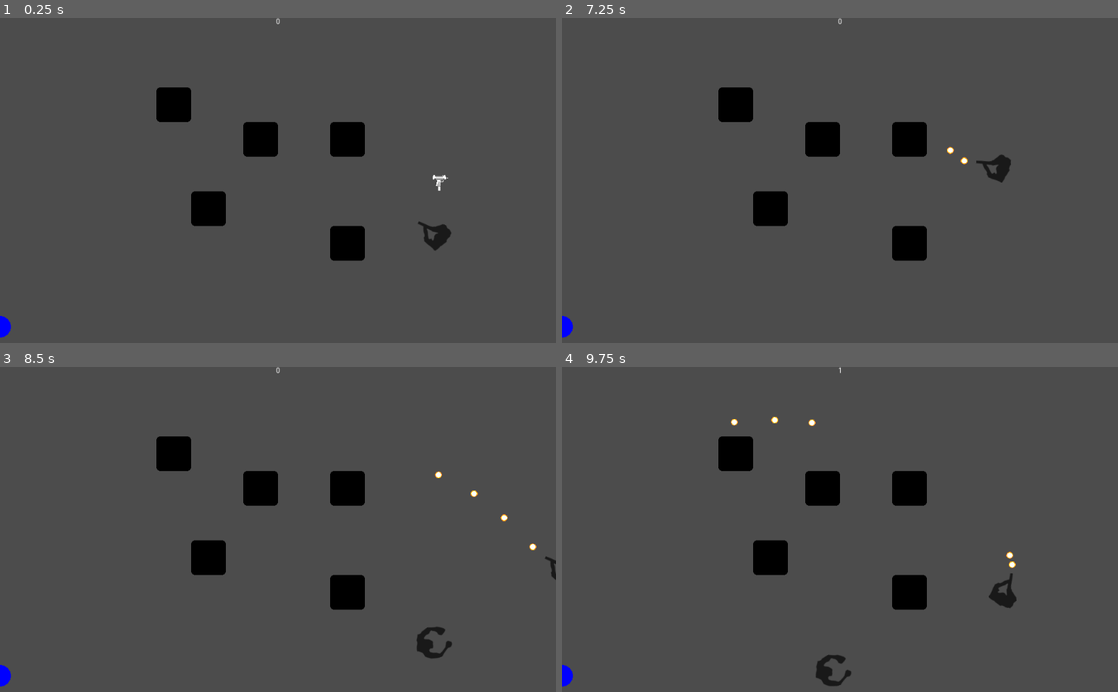
Above: before the commit, frames 1-4 (two rows, left to right).
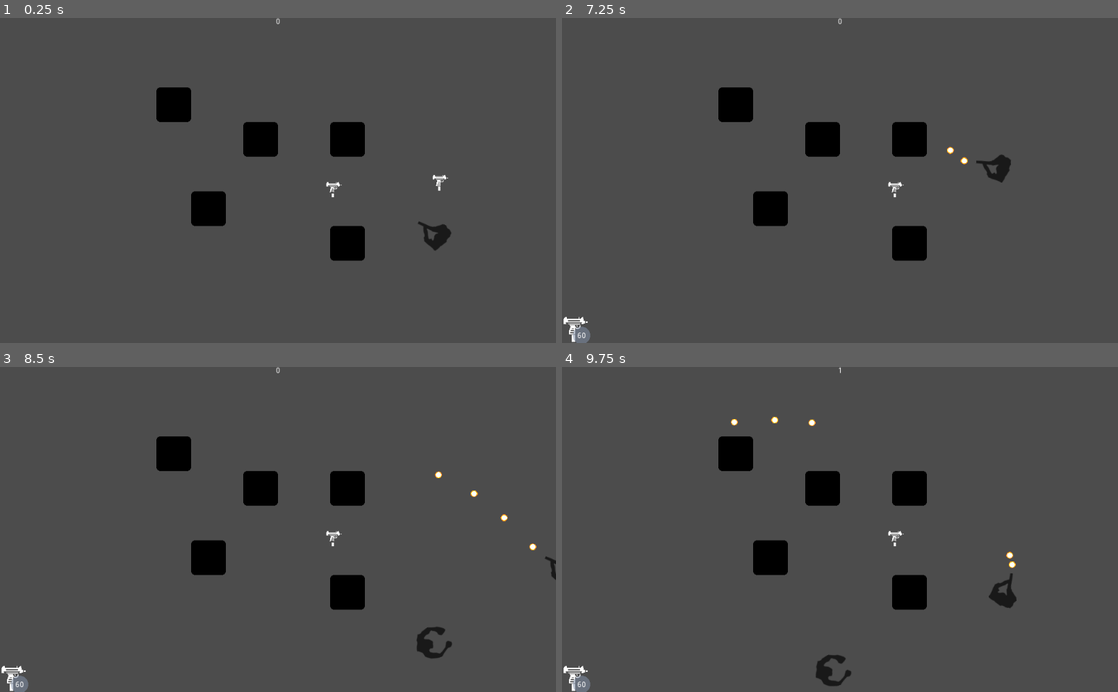
Above: after the commit, the same moments.

Repository: tliss/Godot-Top-Down-Shooter
Game: Godot game, scene res://World.tscn
Two runs of this game, one before a commit and one after it. Both use one fixed random seed, a clock stepped at 60 frames per second and the inputs below. The engine's default icon, where the game draws it, is replaced by a stand-in: a white triangle on a blue panel in a dark square. Sound files missing from this copy of the repository are replaced by a short silence.
Inputs (mouse positions are in pixels of both pictures, inside the frame that each line leads up to):
- Up to frame 1 (0.25 s): no input
- Up to frame 2 (7.25 s): tap Enter at 0.5 s; move the mouse to (962, 164) at 0.52 s; press the mouse at (962, 164) at 0.53 s; hold D (move_right) 0.53-1.28 s; move the mouse to (728, 196) at 1.27 s; release the mouse at (728, 196) at 1.28 s; hold S (move_down) 1.28-2.03 s; click (728, 196) at 1.35 s; move the mouse to (895, 109) at 2.02 s; press the mouse at (895, 109) at 2.03 s; hold D (move_right) 2.03-2.78 s; move the mouse to (812, 245) at 2.77 s; release the mouse at (812, 245) at 2.78 s; hold W (move_up) 2.78-3.53 s; click (812, 245) at 2.85 s; move the mouse to (1006, 229) at 3.52 s; press the mouse at (1006, 229) at 3.53 s; hold A (move_left) 3.53-5.03 s; move the mouse to (673, 131) at 4.27 s; release the mouse at (673, 131) at 4.28 s; click (673, 131) at 4.35 s; move the mouse to (867, 180) at 5.02 s; press the mouse at (867, 180) at 5.03 s; hold S (move_down) 5.03-5.78 s; move the mouse to (756, 99) at 5.77 s; release the mouse at (756, 99) at 5.78 s; hold D (move_right) 5.78-6.53 s; click (756, 99) at 5.85 s; move the mouse to (962, 164) at 6.52 s; press the mouse at (962, 164) at 6.53 s; hold W (move_up) from 6.53 s (still down)
- Up to frame 3 (8.5 s): move the mouse to (166, 545) at 7.27 s; release W (move_up) at 7.28 s; release the mouse at (166, 545) at 7.28 s; hold D (move_right) 7.28-8.03 s; click (166, 545) at 7.35 s; move the mouse to (333, 458) at 8.02 s; press the mouse at (333, 458) at 8.03 s; hold S (move_down) from 8.03 s (still down)
- Up to frame 4 (9.75 s): move the mouse to (812, 594) at 8.77 s; release S (move_down) at 8.78 s; release the mouse at (812, 594) at 8.78 s; hold A (move_left) 8.78-9.53 s; click (812, 594) at 8.85 s; move the mouse to (1006, 578) at 9.52 s; press the mouse at (1006, 578) at 9.53 s; hold W (move_up) from 9.53 s (still down)

The runs differ from the first frame. In frame 1, 0.2% of the frame differs, in the area x 0-62%, y 50-99%; in frame 2, 0.3%, in the area x 0-62%, y 50-100%; in frame 3, 0.3%; in frame 4, 0.3%.
Error before the commit: Invalid set index 'visible' (on base: 'null instance') with value of type 'bool'. (res://HUD.gd:11)

Commit message:
More progress on displaying ammo count

Diff:
--- /dev/null
+++ b/AmmoCount.gd
@@ -0,0 +1,7 @@
+extends Node2D
+
+func _draw():
+	var cen = $AmmoCountPos.position
+	var rad = 16
+	var col = Color(0.53, 0.59, 0.69, 0.5)
+	draw_circle (cen, rad, col)
--- a/HUD.gd
+++ b/HUD.gd
@@ -1,11 +1,12 @@
 extends CanvasLayer
 
-func _ready():
-	get_node("PickupIcon/UziIcon").visible = false
+const WEAPON = preload("WeaponHUDIcon.tscn")
 
 func update_score(new_points):
     $ScoreLabel.text = str(int($ScoreLabel.text) + new_points)
 
 func add_weapon(weapon):
 	if weapon == "uzi":
-		$UziIcon.visible = true
+		var new_weapon = WEAPON.instance()
+		$WeaponBar.add_child(new_weapon)
+		new_weapon.add_ammo(60)
--- a/HUD.tscn
+++ b/HUD.tscn
@@ -1,8 +1,6 @@
-[gd_scene load_steps=4 format=2]
+[gd_scene load_steps=2 format=2]
 
 [ext_resource path="res://HUD.gd" type="Script" id=1]
-[ext_resource path="res://Node2D.gd" type="Script" id=2]
-[ext_resource path="res://img/uzi.png" type="Texture" id=3]
 
 [node name="HUD" type="CanvasLayer"]
 script = ExtResource( 1 )
@@ -16,17 +14,8 @@
 text = "0"
 align = 1
 
-[node name="PickupIcon" type="Control" parent="."]
-margin_right = 40.0
-margin_bottom = 40.0
-
-[node name="AmmoCount" type="Node2D" parent="PickupIcon"]
-position = Vector2( 0, 6.10352e-005 )
-script = ExtResource( 2 )
-
-[node name="UziIcon" type="TextureRect" parent="PickupIcon"]
-margin_top = 570.0
-margin_right = 512.0
-margin_bottom = 1082.0
-rect_scale = Vector2( 0.062, 0.062 )
-texture = ExtResource( 3 )
+[node name="WeaponBar" type="HBoxContainer" parent="."]
+margin_top = 550.0
+margin_right = 500.0
+margin_bottom = 600.0
+grow_horizontal = 0
--- a/Node2D.gd
+++ /dev/null
@@ -1,12 +0,0 @@
-extends Node2D
-
-func _ready():
-	pass
-
-func _draw():
-	var cen = get_node("../UziIcon").rect_position
-#    var cen = Vector2(25, 25)
-
-	var rad = 20
-	var col = Color(0, 0, 1)
-	draw_circle (cen, rad, col)
--- /dev/null
+++ b/WeaponHUDIcon.gd
@@ -0,0 +1,5 @@
+extends Control
+
+func add_ammo(count):
+	var current_ammo = int($AmmoCount/AmmoText.text)
+	$AmmoCount/AmmoText.text = str(current_ammo + count)
--- /dev/null
+++ b/WeaponHUDIcon.tscn
@@ -0,0 +1,37 @@
+[gd_scene load_steps=4 format=2]
+
+[ext_resource path="res://WeaponHUDIcon.gd" type="Script" id=1]
+[ext_resource path="res://img/uzi.png" type="Texture" id=2]
+[ext_resource path="res://AmmoCount.gd" type="Script" id=3]
+
+[node name="WeaponHUDIcon" type="Control"]
+margin_right = 50.0
+margin_bottom = 50.0
+rect_min_size = Vector2( 50, 50 )
+script = ExtResource( 1 )
+
+[node name="TextureRect" type="TextureRect" parent="."]
+margin_right = 50.0
+margin_bottom = 50.0
+texture = ExtResource( 2 )
+expand = true
+__meta__ = {
+"_edit_lock_": true
+}
+
+[node name="AmmoCount" type="Node2D" parent="."]
+z_index = 1
+script = ExtResource( 3 )
+
+[node name="AmmoCountPos" type="Position2D" parent="AmmoCount"]
+position = Vector2( 36, 36 )
+scale = Vector2( 1, 1 )
+
+[node name="AmmoText" type="Label" parent="AmmoCount"]
+margin_left = 16.0
+margin_top = 27.0
+margin_right = 56.0
+margin_bottom = 47.0
+text = "0"
+align = 1
+valign = 1
--- a/World.tscn
+++ b/World.tscn
@@ -49,4 +49,7 @@
 position = Vector2( 811.992, 304.128 )
 
 [node name="HUD" parent="." instance=ExtResource( 6 )]
+
+[node name="Pickup2" parent="." instance=ExtResource( 5 )]
+position = Vector2( 616, 317 )
 [connection signal="timeout" from="MobTimer" to="." method="_on_MobTimer_timeout"]
